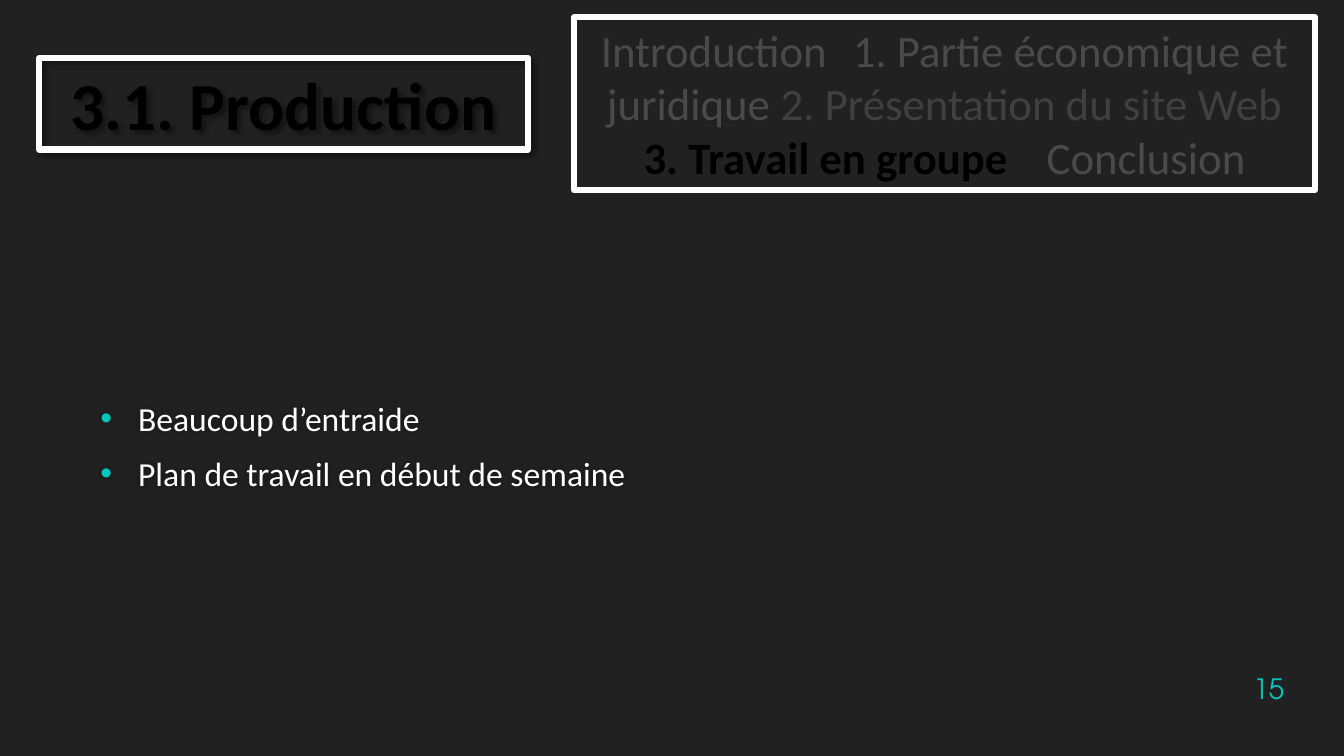
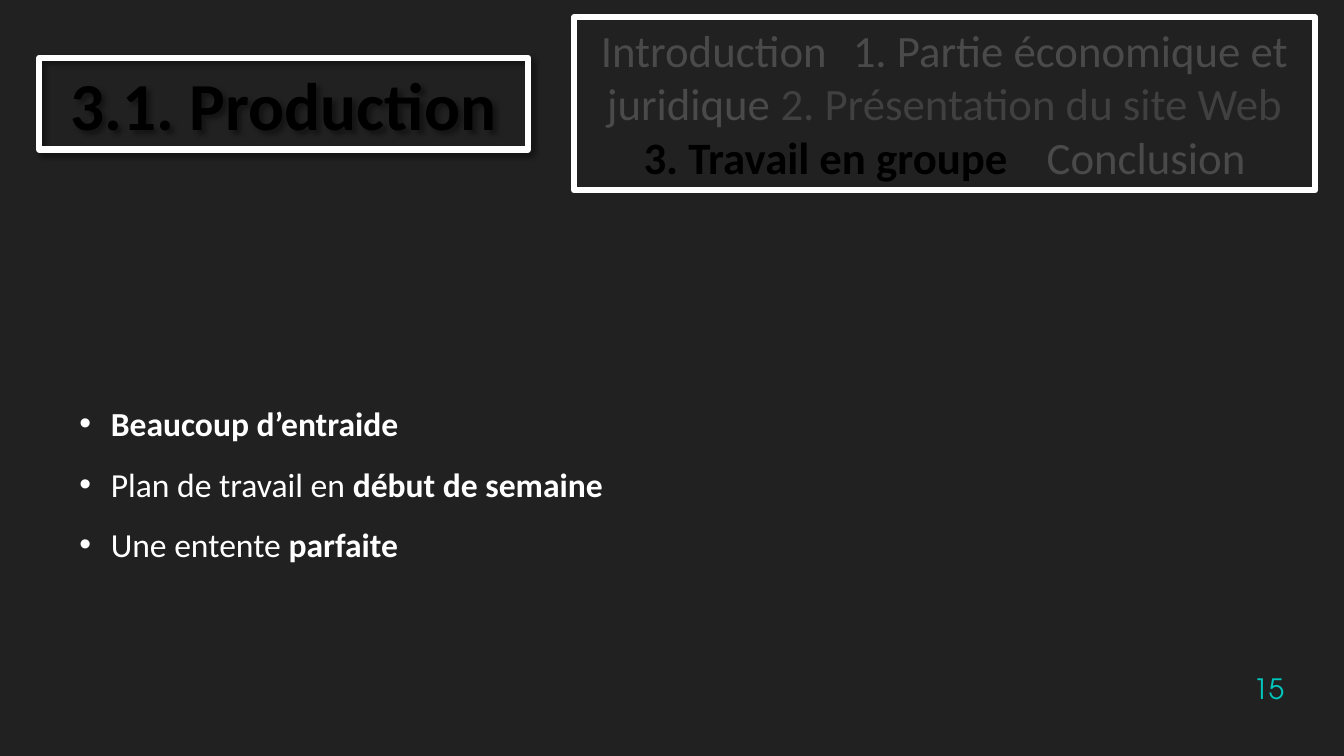
Before and after one commit to TheStaticTurtle/IUT_Website_TTI, a slide deck: slide 15 of Documents/Soutenance.pptx. Drawn at 1344x756 pixels with LibreOffice and Linux fonts; fonts in the diff are those of the drawing; background and template pictures are left out. Boxes give left, top, right and bottom in pixels: in the first picture for what was removed or moved away, otherwise in the second. Text is boxed around its words. In the diff, an @@ line names an element or a change of style, - is before the commit and + after.

```diff
--- a/Documents/Soutenance.pptx
+++ b/Documents/Soutenance.pptx
@@ text "Beaucoup d’entraide": place and size @@
-text "Beaucoup d’entraide" at <box>138,407,625,487</box>
+text "Beaucoup d’entraide" at <box>111,411,602,563</box>
@@ text "Beaucoup d’entraide" at <box>111,411,602,563</box>: vertical alignment middle to top @@
@@ text at <box>111,411,602,498</box>: bold on in "Beaucoup d’entraide", "début de semaine"; alignment left to justified; indent changed; line spacing 1 to 1.5; less space between paragraphs @@
@@ text at <box>111,533,399,563</box>: paragraph added @@
+• Une entente parfaite
```
Also in this commit, not shown: 4 other slides changed.
